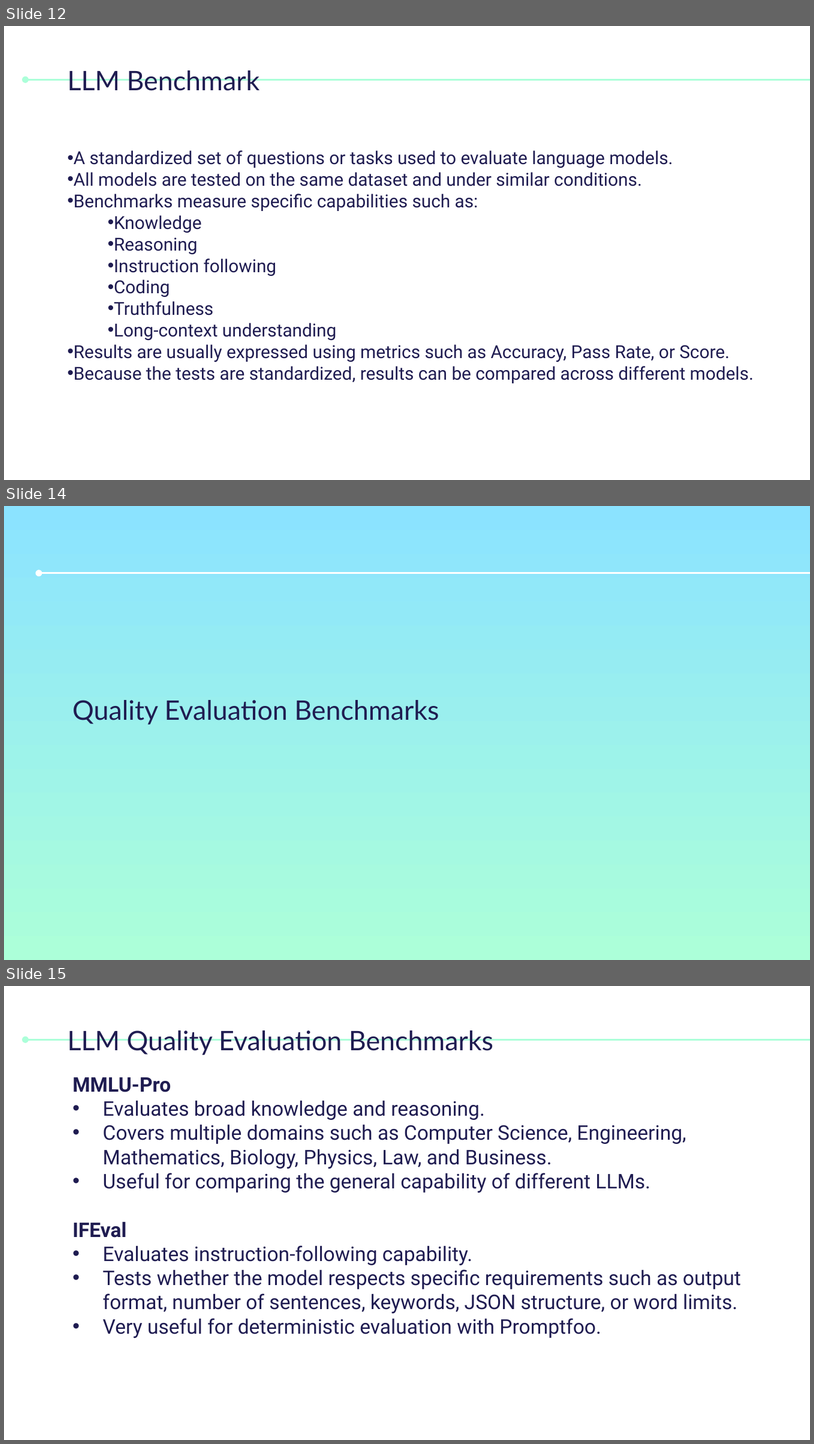
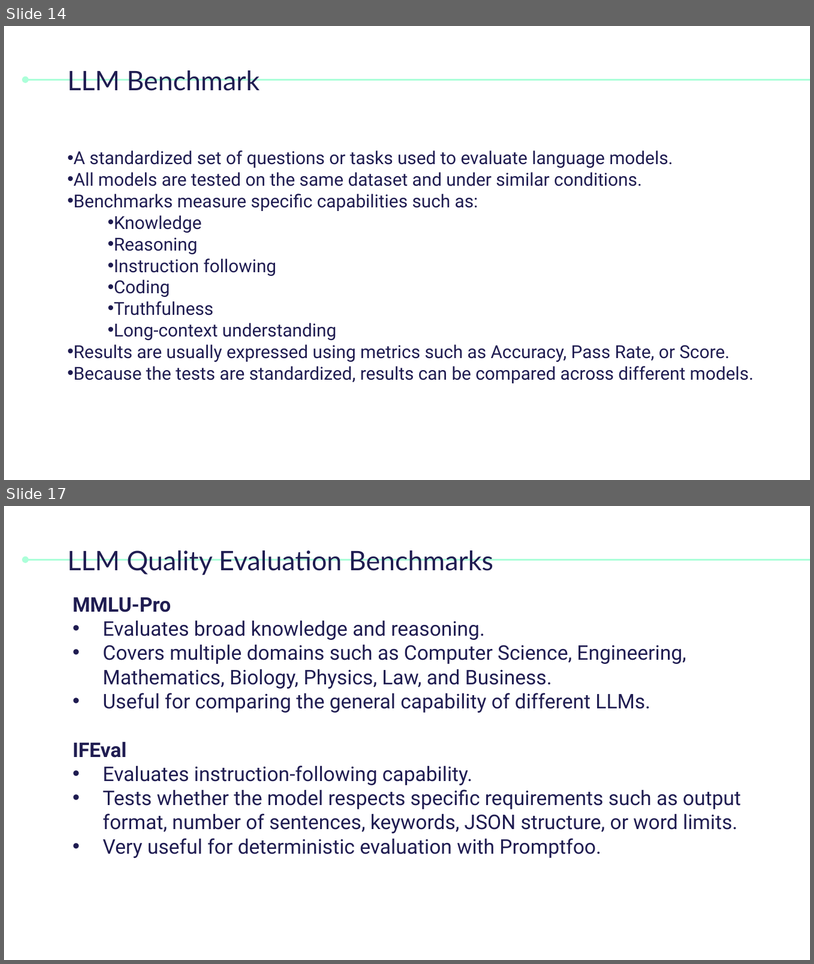
Before and after one commit to tahacheikh2003/ai-llm-red-teaming-framework, a slide deck: presentation/Ai_red_teaming_LLM Evaluation and AI Red Teaming_ semaine 4.pptx. Shown one above the other, each under a label of ours: slides 12, 14 and 15 before the commit, slides 14 and 17 after it; the slides between them are not shown. The pictures are 814x1444 and 814x964 pixels, drawn with LibreOffice and Linux fonts; fonts in the diff are those of the drawing. Boxes give left, top, right and bottom in pixels: in the first picture for what was removed or moved away, otherwise in the second. Text is boxed around its words. In the diff, an @@ line names an element or a change of style, - is before the commit and + after.

```diff
--- a/presentation/Ai_red_teaming_LLM Evaluation and AI Red Teaming_ semaine 4.pptx
+++ b/presentation/Ai_red_teaming_LLM Evaluation and AI Red Teaming_ semaine 4.pptx
@@ slide 14 removed at box(4, 506, 810, 960), background gradient #8BE3FF to #ACFFD9 @@
@@ arrow removed from (810, 573) to (39, 573) @@
@@ title removed at box(72, 700, 439, 724) @@
-Quality Evaluation Benchmarks
@@ what was slide 12 is now slide 14 @@
@@ what was slide 15 is now slide 17 @@
```
Also in this commit, not shown: 4 slides changed, 22 slides added, 2 other slides removed.
